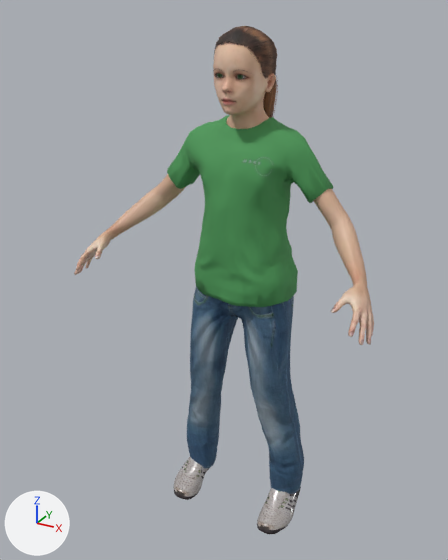
Before and after pictures for a commit that changed the glTF model models/makehuman/Biped/p06.glb.
Rendered twice from a 50 mm camera at (0.782, -1.573, 1.563) aimed at (-0.042, -0.075, 0.814). The lights are fixed; the arrows at lower left show +X, +Y and +Z. The first picture is the older version. Vertices at exactly the same position are counted once.

Objects in the first picture: 'p06.body', 'p06.male_casualsuit06', 'p06.ponytail01', 'p06.shoes05' and 1 more.
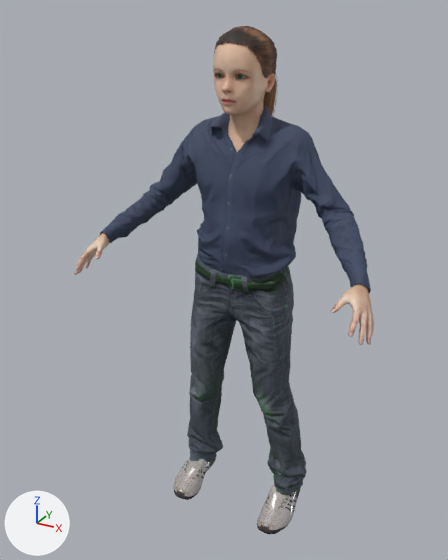
What differs and where, as boxes [x1, y1, x2, y2] in the pictures (448 x 560 px):
'p06.male_casualsuit01', added: after [100, 104, 371, 495]
'p06.male_casualsuit06', deleted: before [167, 115, 333, 494]
part 1 of me_base, built on: before [106, 70, 369, 296]; after [216, 70, 369, 295]

Diff of the bpy script that builds the scene:
```diff
--- a/models/makehuman/Biped/p06.glb.py
+++ b/models/makehuman/Biped/p06.glb.py
@@ img_male_casualsuit01_normal @@
+img_male_casualsuit01_normal = load_image('male_casualsuit01_normal', '_unpacked/male_casualsuit01_normal', 1024, 1024, 'Non-Color')
@@ img_male_casualsuit01_diffuse_png_p06 @@
+img_male_casualsuit01_diffuse_png_p06 = load_image('male_casualsuit01_diffuse.png-p06', '_unpacked/male_casualsuit01_diffuse.png-p06', 1024, 1024, 'sRGB')
@@ mat_p06_male_casualsuit01 @@
+mat_p06_male_casualsuit01 = bpy.data.materials.new('p06.male_casualsuit01')
+# uses the picture img_male_casualsuit01_diffuse_png_p06
+# uses the picture img_male_casualsuit01_normal
@@ me_base @@
 # used by ob_p06_body; location = (0.0, 0.0, 0.0)
-me_base.from_pydata(...)  # 4257 vertices, 8349 faces; spans x -0.458..0.458, y -0.297..0.055, z 0.16..1.513
+me_base.from_pydata(...)  # 3155 vertices, 6213 faces; spans x -0.458..0.458, y -0.297..0.055, z 0.816..1.513
+# me_base part 1: 51 vertices moved from x -0.452..0.455, y -0.282..0.017, z 0.821..1.417 to x -0.45..0.454, y -0.283..0.02, z 0.823..1.417; 1481 vertices removed from x -0.458..0.458, y -0.297..0.047, z 0.818..1.48; 497 vertices added at x -0.453..0.457, y -0.297..0.04, z 0.823..1.461
+# other edits to the shape of me_base do not show in these pictures
 me_base.materials.append(mat_p06_body)
@@ me_male_casualsuit01 @@
+me_male_casualsuit01.from_pydata(...)  # 3392 vertices, 6683 faces; spans x -0.425..0.422, y -0.192..0.105, z 0.071..1.321
+me_male_casualsuit01.materials.append(mat_p06_male_casualsuit01)
@@ ob_p06_male_casualsuit06 @@
-ob_p06_male_casualsuit06 = bpy.data.objects.new('p06.male_casualsuit06', me_male_casualsuit06)
-ob_p06_male_casualsuit06.location = (0.0, 0.0, 0.0)
@@ ob_p06_male_casualsuit01 @@
+ob_p06_male_casualsuit01 = bpy.data.objects.new('p06.male_casualsuit01', me_male_casualsuit01)
+ob_p06_male_casualsuit01.location = (0.0, 0.0, 0.0)
```
